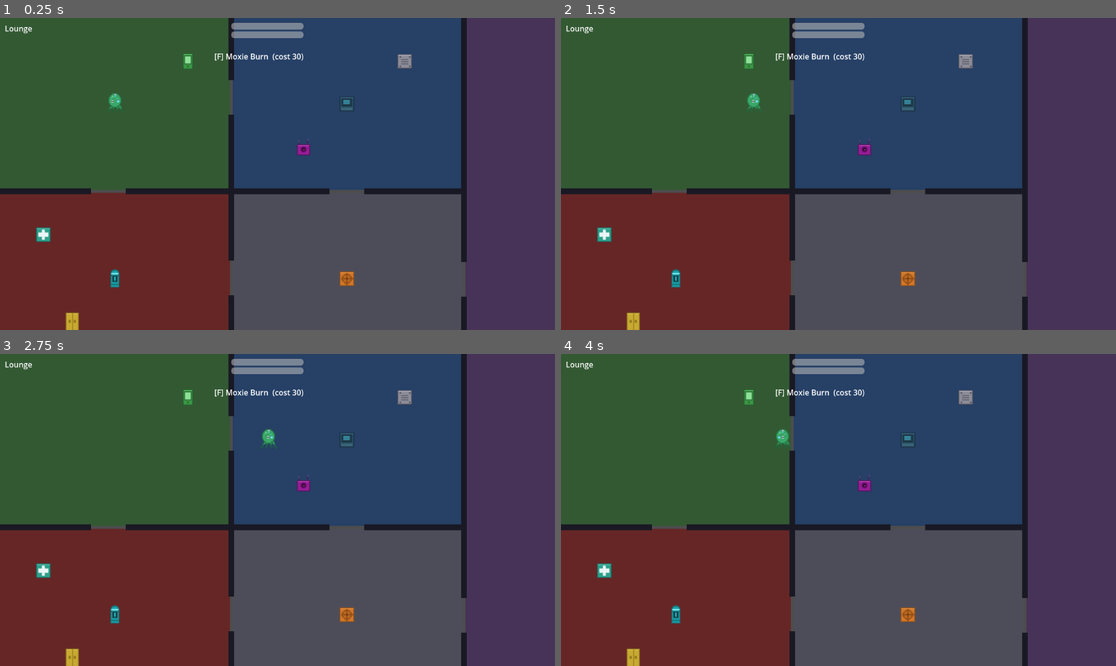
Above: before the commit, frames 1-4 (two rows, left to right).
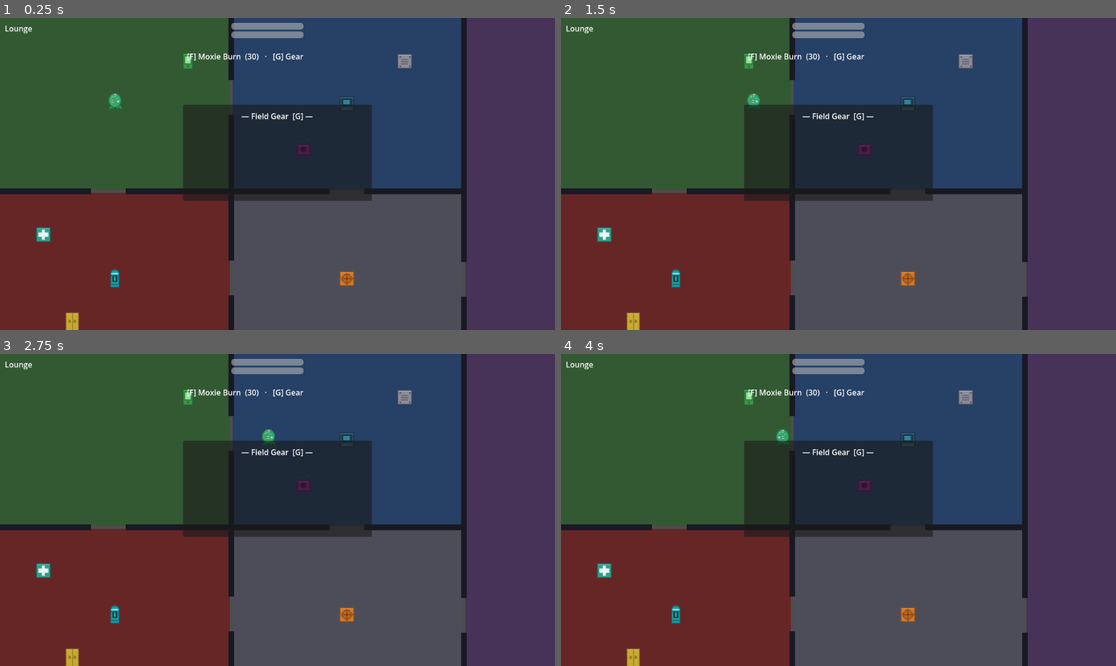
Above: after the commit, the same moments.

Repository: Curious-Conclusion/habitate-echo
Game: Godot game, scene res://scenes/main.tscn
Two runs of this game, one before a commit and one after it. Both use one fixed random seed, a clock stepped at 60 frames per second and the inputs below.
Inputs (mouse positions are in pixels of both pictures, inside the frame that each line leads up to):
- Up to frame 1 (0.25 s): no input
- Up to frame 2 (1.5 s): tap Enter (ui_accept) at 0.5, 0.77 s; move the mouse to (960, 158) at 0.52 s; hold D (move_right) 0.53-1.25 s; hold E (interact) 0.53-1.25 s; click (960, 158) at 0.67 s; drag from (727, 189) to (677, 280) at 1.27 s
- Up to frame 3 (2.75 s): tap Enter (ui_accept) at 2 s; move the mouse to (333, 441) at 2.02 s; hold D (move_right) from 2.03 s (still down); hold E (interact) from 2.03 s (still down)
- Up to frame 4 (4 s): release D (move_right) at 2.75 s; release E (interact) at 2.75 s; drag from (810, 572) to (633, 656) at 2.77 s; tap Enter (ui_accept) at 3.5, 3.77 s; move the mouse to (1005, 556) at 3.52 s; hold A (move_left) from 3.53 s (still down); hold E (interact) from 3.53 s (still down)

The runs differ from the first frame. In frame 1, 9.9% of the frame differs, in the area x 33-67%, y 11-59%; in frame 2, 9.9%; in frame 3, 9.9%; in frame 4, 9.9%.
Error after the commit: Parse Error: Identifier "GearCatalog" not declared in the current scope. (res://scripts/field_gear.gd:56)

Commit message:
Add gear/loadout system with a credits economy; fix op_flags save round-trip
- GameState: credits + a 4-slot consumable loadout (award_credits / buy_gear /
  consume_gear), persisted in the save. Ops award Op.reward_credits once on
  first completion (KE-7: 40, hauler: 55).
- GearCatalog: medichine dose (heal + Moxie), EMP charge (clear swarms),
  panic farcaster (emergency egocast to the safehouse).
- field_gear.tscn ([G] quick-use panel) instanced in both op scenes; the hub
  quartermaster is now a working shop and the debrief shows credits.
- Fix: JSON stringifies dict keys and Godot 4 treats String vs StringName
  keys as distinct, so op_flags lookups silently missed after load_game();
  _deserialize now rebuilds the dict with StringName keys.

GearCatalog autoload + use_gear input register in project.godot next commit
(bundled there with the boot-scene change).

Co-Authored-By: Claude Opus 4.8 (1M context) <noreply@anthropic.com>

Diff:
--- /dev/null
+++ b/scenes/field_gear.tscn
@@ -0,0 +1,31 @@
+[gd_scene load_steps=2 format=3 uid="uid://c4fieldgear8echo"]
+
+[ext_resource type="Script" path="res://scripts/field_gear.gd" id="1_fg"]
+
+[node name="FieldGear" type="CanvasLayer"]
+process_mode = 3
+script = ExtResource("1_fg")
+
+[node name="Panel" type="PanelContainer" parent="."]
+offset_left = 380.0
+offset_top = 180.0
+offset_right = 772.0
+offset_bottom = 380.0
+
+[node name="MarginContainer" type="MarginContainer" parent="Panel"]
+layout_mode = 2
+theme_override_constants/margin_left = 12
+theme_override_constants/margin_top = 12
+theme_override_constants/margin_right = 12
+theme_override_constants/margin_bottom = 12
+
+[node name="VBoxContainer" type="VBoxContainer" parent="Panel/MarginContainer"]
+layout_mode = 2
+
+[node name="Title" type="Label" parent="Panel/MarginContainer/VBoxContainer"]
+layout_mode = 2
+text = "— Field Gear  [G] —"
+horizontal_alignment = 1
+
+[node name="ButtonBox" type="VBoxContainer" parent="Panel/MarginContainer/VBoxContainer"]
+layout_mode = 2
--- a/scenes/main.tscn
+++ b/scenes/main.tscn
@@ -14,6 +14,7 @@
 [ext_resource type="Script" uid="uid://cx0v4g35cj00s" path="res://scripts/glitch_overlay.gd" id="12_eb6dy"]
 [ext_resource type="Script" path="res://scripts/hacking_minigame.gd" id="13_hack"]
 [ext_resource type="Script" path="res://scripts/interior_walls.gd" id="14_walls"]
+[ext_resource type="PackedScene" uid="uid://c4fieldgear8echo" path="res://scenes/field_gear.tscn" id="15_gear"]
 
 [sub_resource type="RectangleShape2D" id="RectangleShape2D_sgp6g"]
 size = Vector2(1000, 8)
@@ -155,11 +156,11 @@
 horizontal_alignment = 2
 
 [node name="BurnHint" type="Label" parent="UI" unique_id=1229963877]
-offset_left = 380.0
+offset_left = 300.0
 offset_top = 68.0
 offset_right = 630.0
 offset_bottom = 86.0
-text = "[F] Moxie Burn  (cost 30)"
+text = "[F] Moxie Burn  (30)   ·   [G] Gear"
 horizontal_alignment = 2
 
 [node name="Player" parent="." unique_id=225571165 groups=["player"] instance=ExtResource("1_o5qli")]
@@ -255,3 +256,5 @@
 
 [node name="HackingMinigame" type="CanvasLayer" parent="."]
 script = ExtResource("13_hack")
+
+[node name="FieldGear" parent="." instance=ExtResource("15_gear")]
--- a/scenes/op_hauler.tscn
+++ b/scenes/op_hauler.tscn
@@ -11,6 +11,7 @@
 [ext_resource type="Script" uid="uid://b2pwogun2gsue" path="res://scripts/moxie_bar.gd" id="9_moxie"]
 [ext_resource type="Script" uid="uid://cx0v4g35cj00s" path="res://scripts/glitch_overlay.gd" id="10_glitch"]
 [ext_resource type="Script" path="res://scripts/vacuum_zone.gd" id="11_vac"]
+[ext_resource type="PackedScene" uid="uid://c4fieldgear8echo" path="res://scenes/field_gear.tscn" id="12_gear"]
 
 [sub_resource type="RectangleShape2D" id="RectHWall"]
 size = Vector2(900, 8)
@@ -125,11 +126,11 @@
 horizontal_alignment = 2
 
 [node name="BurnHint" type="Label" parent="UI"]
-offset_left = 380.0
+offset_left = 300.0
 offset_top = 68.0
 offset_right = 630.0
 offset_bottom = 86.0
-text = "[F] Moxie Burn  (cost 30)"
+text = "[F] Moxie Burn  (30)   ·   [G] Gear"
 horizontal_alignment = 2
 
 [node name="MorphSelectUI" type="PanelContainer" parent="UI"]
@@ -199,13 +200,18 @@
 position = Vector2(120, 60)
 prompt_text = "[E] Data Log"
 visual_color = Color(0.3, 0.7, 0.3, 1)
+sprite_path = "res://art/objects/datapad.png"
 
 [node name="CorticalStack" parent="." instance=ExtResource("7_int")]
 position = Vector2(220, 360)
 prompt_text = "[E] Cortical Stack"
 visual_color = Color(0.9, 0.8, 0.2, 1)
+sprite_path = "res://art/objects/stack.png"
 
 [node name="ExtractPoint" parent="." instance=ExtResource("7_int")]
 position = Vector2(670, 120)
 prompt_text = "[E] Egocast Point"
 visual_color = Color(0.2, 0.8, 0.9, 1)
+sprite_path = "res://art/objects/relay.png"
+
+[node name="FieldGear" parent="." instance=ExtResource("12_gear")]
--- /dev/null
+++ b/scripts/field_gear.gd
@@ -0,0 +1,80 @@
+extends CanvasLayer
+## In-field gear quick-use. Press [G] to open a list of carried consumables;
+## pick one to spend it. Self-contained — drop this node into any op scene; it
+## finds the player by group and reads the loadout from GameState. Effects are
+## resolved via GearCatalog (see effect ids there).
+
+@onready var panel: PanelContainer = $Panel
+@onready var button_box: VBoxContainer = $Panel/MarginContainer/VBoxContainer/ButtonBox
+
+const HEAL_MOXIE := 25
+
+var _player: CharacterBody2D
+
+func _ready() -> void:
+	panel.visible = false
+	_player = get_tree().get_first_node_in_group("player")
+
+func _unhandled_input(event: InputEvent) -> void:
+	if not event.is_action_pressed("use_gear"):
+		return
+	if panel.visible:
+		get_viewport().set_input_as_handled()
+		_close()
+	elif not get_tree().paused:  # don't pop over a dialogue / morph-select
+		get_viewport().set_input_as_handled()
+		_open()
+
+func _open() -> void:
+	_build_buttons()
+	panel.visible = true
+	get_tree().paused = true
+	await get_tree().process_frame
+	for child in button_box.get_children():
+		if child is Button and not (child as Button).disabled:
+			child.grab_focus()
+			break
+
+func _close() -> void:
+	panel.visible = false
+	get_tree().paused = false
+
+func _build_buttons() -> void:
+	for c in button_box.get_children():
+		c.queue_free()
+	if GameState.gear.is_empty():
+		var lbl := Label.new()
+		lbl.text = "No gear carried."
+		button_box.add_child(lbl)
+		return
+	# Stack identical items: gear_id -> count.
+	var counts: Dictionary = {}
+	for id: StringName in GameState.gear:
+		counts[id] = int(counts.get(id, 0)) + 1
+	for id: StringName in counts:
+		var btn := Button.new()
+		btn.text = "%s  x%d" % [GearCatalog.display_name(id), counts[id]]
+		btn.pressed.connect(_on_gear_pressed.bind(id))
+		button_box.add_child(btn)
+
+func _on_gear_pressed(gear_id: StringName) -> void:
+	if not GameState.consume_gear(gear_id):
+		_close()
+		return
+	var fx := GearCatalog.effect(gear_id)
+	# Unpause before applying so effects (and any scene change) run normally.
+	panel.visible = false
+	get_tree().paused = false
+	_apply_effect(fx)
+
+func _apply_effect(fx: String) -> void:
+	match fx:
+		"heal":
+			if is_instance_valid(_player):
+				_player.restore_health()
+				_player.restore_moxie(HEAL_MOXIE)
+		"emp":
+			for s in get_tree().get_nodes_in_group("nanite_swarm"):
+				s.queue_free()
+		"extract":
+			SceneFlow.go_to_hub()
--- a/scripts/game_state.gd
+++ b/scripts/game_state.gd
@@ -13,6 +13,8 @@
 signal moxie_changed(current: int, maximum: int)
 signal trauma_changed(traumas: Array)
 signal continuity_broken(count: int)
+signal credits_changed(amount: int)
+signal gear_changed(gear: Array)
 
 const SAVE_PATH := "user://habitat_echo.save"
 const MAX_MOXIE := 100
@@ -27,9 +29,11 @@
 var continuity_breaks: int = 0             ## ego-death forks accrued
 
 # --- Progression ---
+const MAX_GEAR_SLOTS := 4
 var firewall_rep: int = 0
+var credits: int = 0                        ## salvage scrip; earned from ops, spent at the fabber
 var unlocked_morphs: Array[StringName] = [&"octomorph", &"synth", &"biomorph"]
-var gear: Array[StringName] = []           ## loadout slots (Phase 4)
+var gear: Array[StringName] = []           ## carried consumables (gear ids; duplicates allowed)
 var intel: Array[StringName] = []          ## unlocked site maps / threat data
 
 # --- Op progress ---
@@ -68,6 +72,37 @@
 func complete_op(op_id: StringName) -> void:
 	if not completed_ops.has(op_id):
 		completed_ops.append(op_id)
+		var op: Op = OpCatalog.get_op(op_id)
+		if op:
+			award_credits(op.reward_credits)
+
+# ---------------------------------------------------------------------------
+# Economy / gear
+# ---------------------------------------------------------------------------
+
+func award_credits(amount: int) -> void:
+	if amount <= 0:
+		return
+	credits += amount
+	credits_changed.emit(credits)
+
+## Buy a gear item into the loadout. Returns false if too poor or slots are full.
+func buy_gear(gear_id: StringName, cost: int) -> bool:
+	if credits < cost or gear.size() >= MAX_GEAR_SLOTS:
+		return false
+	credits -= cost
+	gear.append(gear_id)
+	credits_changed.emit(credits)
+	gear_changed.emit(gear)
+	return true
+
+## Consume one carried instance of a gear item. Returns false if none carried.
+func consume_gear(gear_id: StringName) -> bool:
+	if not gear.has(gear_id):
+		return false
+	gear.erase(gear_id)  # removes the first matching instance
+	gear_changed.emit(gear)
+	return true
 
 func is_op_complete(op_id: StringName) -> bool:
 	return completed_ops.has(op_id)
@@ -139,6 +174,7 @@
 	traumas.clear()
 	continuity_breaks = 0
 	firewall_rep = 0
+	credits = 0
 	var starting_morphs: Array[StringName] = [&"octomorph", &"synth", &"biomorph"]
 	unlocked_morphs = starting_morphs
 	gear.clear()
@@ -154,6 +190,7 @@
 		"traumas": _names_to_strings(traumas),
 		"continuity_breaks": continuity_breaks,
 		"firewall_rep": firewall_rep,
+		"credits": credits,
 		"unlocked_morphs": _names_to_strings(unlocked_morphs),
 		"gear": _names_to_strings(gear),
 		"intel": _names_to_strings(intel),
@@ -168,12 +205,20 @@
 	traumas = _strings_to_names(d.get("traumas", []))
 	continuity_breaks = int(d.get("continuity_breaks", 0))
 	firewall_rep = int(d.get("firewall_rep", 0))
+	credits = int(d.get("credits", 0))
 	unlocked_morphs = _strings_to_names(d.get("unlocked_morphs", ["octomorph", "synth", "biomorph"]))
 	gear = _strings_to_names(d.get("gear", []))
 	intel = _strings_to_names(d.get("intel", []))
 	completed_ops = _strings_to_names(d.get("completed_ops", []))
 	current_op_id = StringName(d.get("current_op_id", ""))
-	op_flags = (d.get("op_flags", {}) as Dictionary).duplicate(true)
+	# Rebuild with StringName keys: a JSON round-trip stringifies dict keys, and
+	# Godot 4 treats String and StringName as distinct keys, so get_flag(&"x")
+	# would otherwise miss after load_game(). (In-memory checkpoints are already
+	# StringName-keyed; StringName(StringName) is a harmless no-op there.)
+	var flags_in: Dictionary = d.get("op_flags", {})
+	op_flags = {}
+	for k in flags_in:
+		op_flags[StringName(k)] = flags_in[k]
 	difficulty = int(d.get("difficulty", Difficulty.STANDARD))
 
 func _names_to_strings(arr: Array) -> Array:
--- /dev/null
+++ b/scripts/gear_catalog.gd
@@ -0,0 +1,37 @@
+extends Node
+## Catalog of buyable field gear, mirroring OpCatalog/MorphManager. The hub
+## quartermaster reads this to stock the shop; FieldGear reads it to label and
+## resolve the effect of a carried item. Gear is consumable — one use per item.
+##
+## effect ids (applied in field_gear.gd):
+##   "heal"   — flush damage and restore some Moxie
+##   "emp"    — disperse every nanite swarm on the site
+##   "extract"— panic farcaster: emergency egocast back to the safehouse
+
+var _gear: Dictionary = {}  # StringName -> Dictionary{name, desc, cost, effect}
+
+func _ready() -> void:
+	_register_gear()
+
+func _register_gear() -> void:
+	_add(&"medichine", "Medichine Dose", "Knits wounds and steadies the ego (heal + Moxie).", 20, "heal")
+	_add(&"emp_charge", "EMP Charge", "Discharges a pulse that scatters nearby nanite swarms.", 25, "emp")
+	_add(&"panic_farcaster", "Panic Farcaster", "One-shot emergency egocast — bail out to the safehouse.", 40, "extract")
+
+func _add(id: StringName, gear_name: String, desc: String, cost: int, effect: String) -> void:
+	_gear[id] = {"name": gear_name, "desc": desc, "cost": cost, "effect": effect}
+
+func get_gear(gear_id: StringName) -> Dictionary:
+	return _gear.get(gear_id, {})
+
+func all_ids() -> Array:
+	return _gear.keys()
+
+func display_name(gear_id: StringName) -> String:
+	return _gear.get(gear_id, {}).get("name", String(gear_id))
+
+func cost(gear_id: StringName) -> int:
+	return _gear.get(gear_id, {}).get("cost", 0)
+
+func effect(gear_id: StringName) -> String:
+	return _gear.get(gear_id, {}).get("effect", "")
--- a/scripts/hub.gd
+++ b/scripts/hub.gd
@@ -16,6 +16,7 @@
 
 var _resleeve_ids: Array[StringName] = []
 var _board_ops: Array = []
+var _shop_ids: Array[StringName] = []
 
 func _ready() -> void:
 	# Mirror persistent ego moxie onto the live Player and back (same contract
@@ -69,12 +70,40 @@
 	if index < _resleeve_ids.size():
 		MorphManager.switch_morph(_resleeve_ids[index])
 
-# -- Quartermaster / fabber (gear comes online in Phase 4) --
+# -- Quartermaster / fabber: buy field gear with op credits --
 
 func _on_quartermaster() -> void:
+	_shop_ids = []
+	var choices: Array = []
+	for id: StringName in GearCatalog.all_ids():
+		var g := GearCatalog.get_gear(id)
+		choices.append("%s — %d cr  (%s)" % [g["name"], g["cost"], g["desc"]])
+		_shop_ids.append(id)
+	choices.append("Leave")
+	dialogue_box.show_lines_with_choices(
+		[
+			"The fabber's reservoirs are charged. \"What do you need, sentinel?\"",
+			"Credits: %d    ·    Loadout: %d/%d slots" % [
+				GameState.credits, GameState.gear.size(), GameState.MAX_GEAR_SLOTS],
+		],
+		choices,
+	)
+	dialogue_box.choice_made.connect(_on_quartermaster_choice, CONNECT_ONE_SHOT)
+
+func _on_quartermaster_choice(index: int) -> void:
+	if index >= _shop_ids.size():
+		return  # "Leave"
+	var id := _shop_ids[index]
+	if GameState.gear.size() >= GameState.MAX_GEAR_SLOTS:
+		dialogue_box.show_lines(["\"Your loadout's full, sentinel. Spend something in the field first.\""])
+		return
+	if GameState.credits < GearCatalog.cost(id):
+		dialogue_box.show_lines(["\"Not enough scrip for that. Run another op and come back.\""])
+		return
+	GameState.buy_gear(id, GearCatalog.cost(id))
 	dialogue_box.show_lines([
-		"The fabber hums, its reservoirs nearly dry.",
-		"\"Gear requisition isn't online yet, sentinel. Come back when the supply line's up.\"",
+		"The fabber spins up. Fabricated: %s." % GearCatalog.display_name(id),
+		"Credits remaining: %d." % GameState.credits,
 	])
 
 # -- Psychosurgery: restore Moxie, clear sticky trauma --
@@ -130,6 +159,7 @@
 	dialogue_box.show_lines([
 		"— Debrief terminal —",
 		"Firewall standing: %d" % GameState.firewall_rep,
+		"Credits: %d" % GameState.credits,
 		"Ops resolved: %d" % GameState.completed_ops.size(),
 		"Continuity breaks: %d" % GameState.continuity_breaks,
 		"Active trauma: %s" % traumas,
--- a/scripts/op.gd
+++ b/scripts/op.gd
@@ -13,3 +13,5 @@
 @export var objectives: Array[StringName] = []
 @export_multiline var briefing: Array[String] = []
 @export_multiline var debrief: Array[String] = []
+## Salvage scrip awarded once, the first time the op is completed.
+@export var reward_credits: int = 30
--- a/scripts/op_catalog.gd
+++ b/scripts/op_catalog.gd
@@ -27,6 +27,7 @@
 		"Your ego backup updates. Egocasting back to the safehouse...",
 	]
 	ke7.debrief = debrief
+	ke7.reward_credits = 40
 	_add(ke7)
 
 	var hauler := Op.new()
@@ -48,6 +49,7 @@
 		"Egocasting back to the safehouse...",
 	]
 	hauler.debrief = h_debrief
+	hauler.reward_credits = 55
 	_add(hauler)
 
 func _add(op: Op) -> void:
